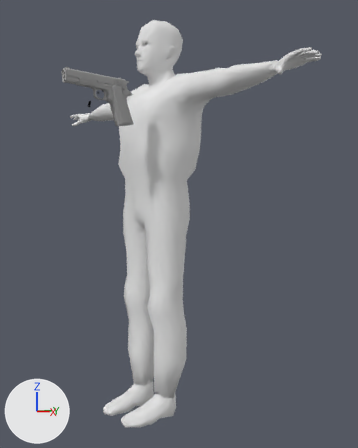
What one commit did to the Blender file Assets/Models/Soldier/soldier.blend.
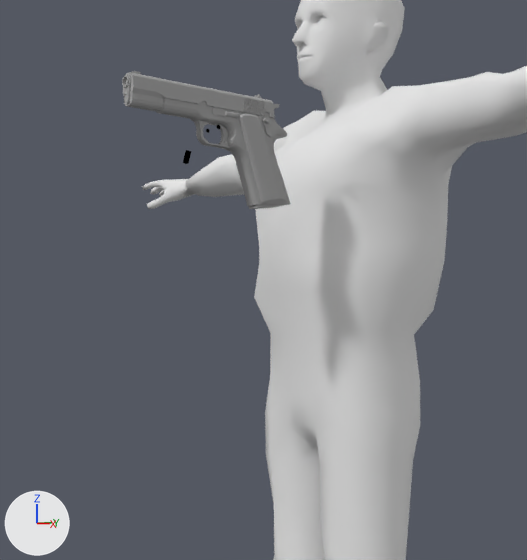
Old and new are each drawn whole from a 50 mm lens placed at (7.95, -4.73, -2.27), pointed at (0.1, 2.05, -2.72) and again close up on the part from 3% to 66% of the width and 8% to 62% of the height. Arrows for +X, +Y and +Z are at lower left; the lights stay in place.

In view in the first close-up: 'Colt', 'H_DDS_CrowdRes'.
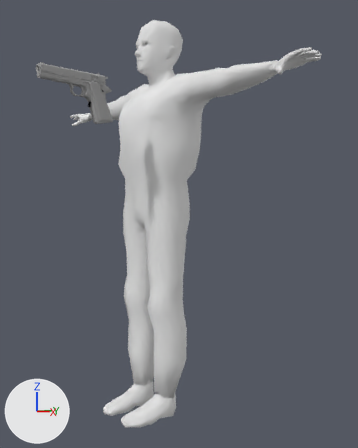
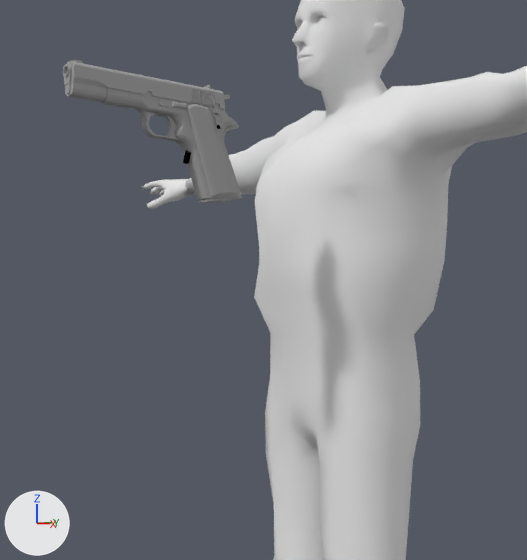
What differs and where, as boxes (x1, y1, x2, y2) in the close-ups (527 x 560 px):
'Colt', mesh moved: before (122, 71, 290, 209); after (63, 60, 242, 203)

The change in detail:
me_colt has 4687 vertices, 4686 faces and spans x -3.7..3.6, y -25.5..24.4, z -18.5..12.6.
me_colt is used by ob_colt; location (0.01, 0.22, -0.28); scale (0.0296, 0.0296, 0.0296).
me_colt part 1: the whole mesh is moved by (-1.0, -15.4, 0.2).
